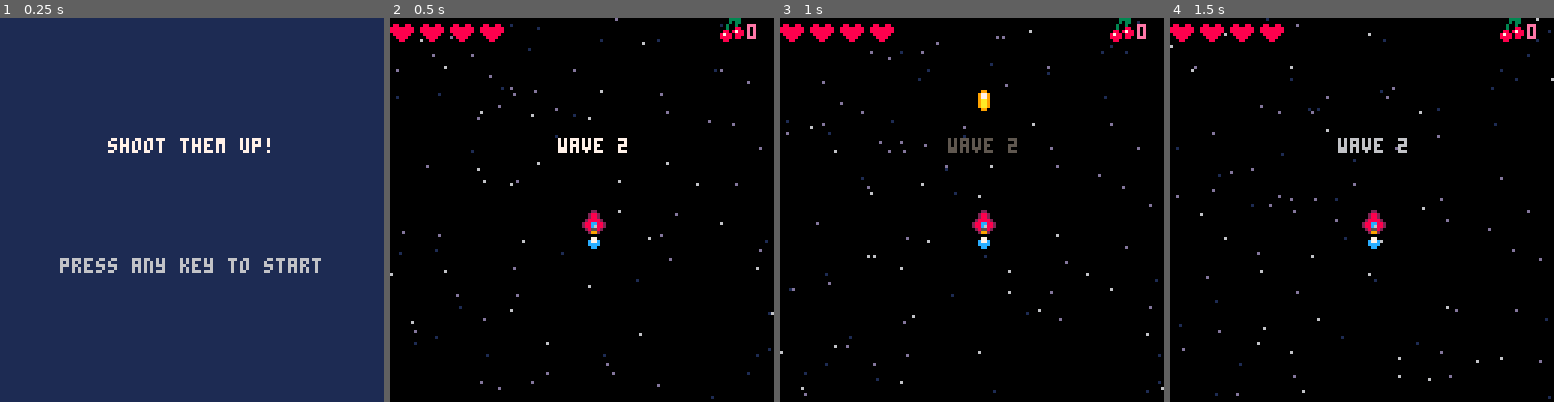
Above: before the commit, frames 1-4 (left to right).
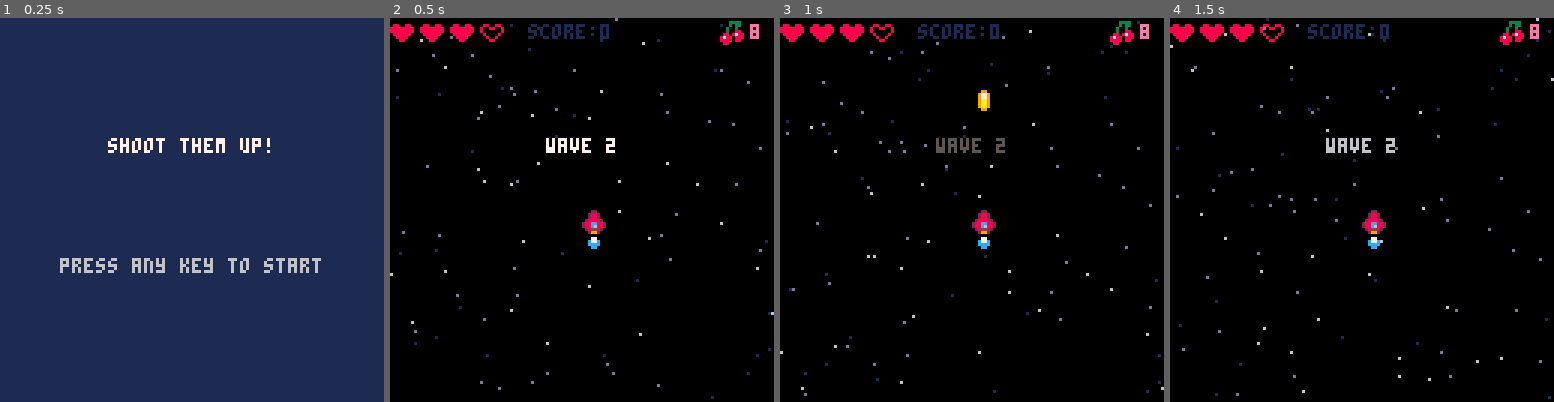
Above: after the commit, the same moments.

Repository: gabriel-jm/pico8-games
Game: PICO-8 cartridge shmup.p8
Same seed, same stepped clock (60 frames per second), same inputs: the game is played once before the commit and once after it.
Inputs:
- Up to frame 1 (0.25 s): no input
- Up to frame 2 (0.5 s): tap X (X key) at 0.33 s
- Up to frame 3 (1 s): tap O (Z key) at 0.7 s
- Up to frame 4 (1.5 s): tap X (X key) at 1.07 s

Frame 1 is identical in both runs. In frame 2, 1.1% of the frame differs, in the area x 24-97%, y 0-36%; in frame 3, 1.1%; in frame 4, 1.1%.

Commit message:
shmup - add floaters

Diff:
--- a/shmup.p8
+++ b/shmup.p8
@@ -177,10 +177,11 @@
 		spr_width=1
 	}
 
-	lives=4
+	lives=3
+	score=0
 	invul=0
 	muzzle=0
-	cherry=0
+	cherry=8
 
 	flame_spr=5
 
@@ -208,6 +209,8 @@
 	particles={}
 
 	pick_ups={}
+
+	floaters={}
 end
 
 function mode(target_mode)
@@ -426,6 +429,19 @@
 		and 0
 		or shake*0.9
 end
+
+function pop_floater(txt,x,y)
+	add(floaters,{
+		x=x,
+		y=y,
+		txt=txt,
+		age=0
+	})
+end
+
+function center_print(txt,x,y,c)
+	print(txt,x-#txt*2,y,c)
+end
 -->8
 -- update
 
@@ -488,6 +504,7 @@
 
 				if e.hp<=0 then
 					kill_enemy(e)
+					score+=1
 				end
 			end
 		end)
@@ -532,13 +549,7 @@
 
 		if has_collision(p,ship) then
 			del(pick_ups,p)
-			cherry+=1
-			sfx(30)
-			small_shwave(
-				p.x+4,
-				p.y+4,
-				14
-			)
+			pick_up(p)
 		end
 	end)
 
@@ -580,6 +591,10 @@
 		end
 	end)
 
+	foreach(floaters,function(f)
+
+	end)
+
 	invul=max(0,invul-1)
 
 	ship.x+=ship.sx
@@ -647,15 +662,15 @@
 
 function draw_start()
 	cls(1)
-	print(
+	center_print(
 		"shoot them up!",
-		36,
+		64,
 		40,
 		7
 	)
-	print(
+	center_print(
 		"press any key to start",
-		20,
+		64,
 		80,
 		blink()
 	)
@@ -757,6 +772,19 @@
 
 	foreach(en_bullets,draw_sprite)
 
+	foreach(floaters,function(f)
+		if t%4!=0 then
+			center_print(f.txt,f.x,f.y,7)
+		end
+
+		f.y-=0.5
+		f.age+=1
+
+		if f.age>60 then
+			del(floaters,f)
+		end
+	end)
+
 	for i=1,4 do
 		spr(
 			lives<i and 14 or 13,
@@ -765,8 +793,10 @@
 		)
 	end
 
-	spr(48,110,0)
-	print(cherry,119,2,14)
+	print("score:"..score,46,2,1)
+
+	spr(48,110,1)
+	print(cherry,120,2,14)
 end
 
 function draw_sprites(list)
@@ -799,15 +829,15 @@
 
 function draw_gameover()
 	draw_game()
-	print(
+	center_print(
 		"game over!",
-		47,
+		64,
 		40,
 		8
 	)
-	print(
+	center_print(
 		"press any key to restart",
-		20,
+		64,
 		80,
 		blink()
 	)
@@ -815,9 +845,9 @@
 
 function draw_wave_text()
 	draw_game()
-	print(
+	center_print(
 		"wave "..wave,
-		56,
+		64,
 		40,
 		blink()
 	)
@@ -825,15 +855,15 @@
 
 function draw_win()
 	draw_game()
-	print(
+	center_print(
 		"congratulations",
-		35,
+		64,
 		40,
 		12
 	)
-	print(
+	center_print(
 		"press any key to restart",
-		20,
+		64,
 		80,
 		blink()
 	)
@@ -1001,12 +1031,16 @@
 	del(enemies,en)
 	explode(en.x+4,en.y+4)
 
-	if rnd()<0.08 then
-		drop_pick_up(en.x,en.y)
-	end
+	local drop_chance=0.09
 
 	if en.mission==attac then
 		if (rnd()<0.5) pick_attac()
+
+		drop_chance=0.18
+	end
+
+	if rnd()<drop_chance then
+		drop_pick_up(en.x,en.y)
 	end
 end
 
@@ -1014,9 +1048,36 @@
 	add(pick_ups,make_obj{
 		x=x,
 		y=y,
-		sy=0.5,
+		sy=0.75,
 		spr=48
 	})
+end
+
+function pick_up(p)
+	cherry+=1
+	small_shwave(
+		p.x+4,
+		p.y+4,
+		14
+	)
+
+	if cherry<10 then
+		sfx(30)
+		return
+	end
+
+	cherry=0
+	if lives<4 then
+		lives+=1
+		sfx(31)
+		pop_floater(
+			"1up!",
+			p.x+4,
+			p.y+4
+		)
+	else
+		score+=10
+	end
 end
 -->8
 -- bullets
Not shown, changed: the sound effects (__sfx__) section of shmup.p8
